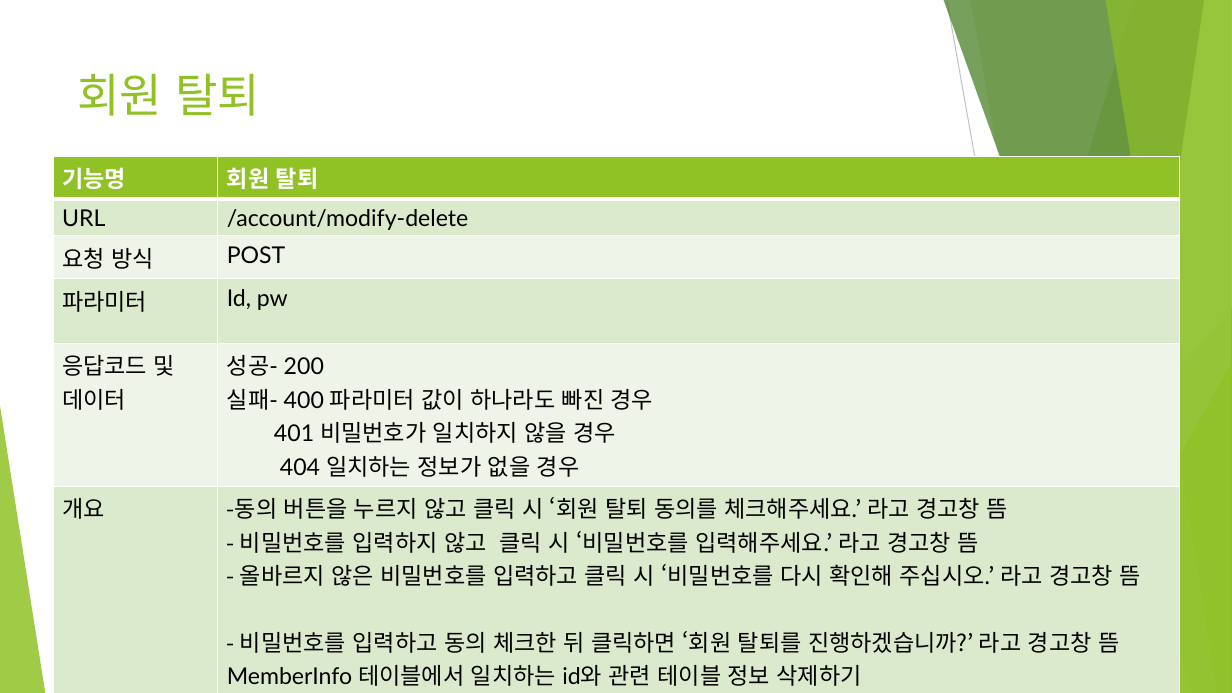
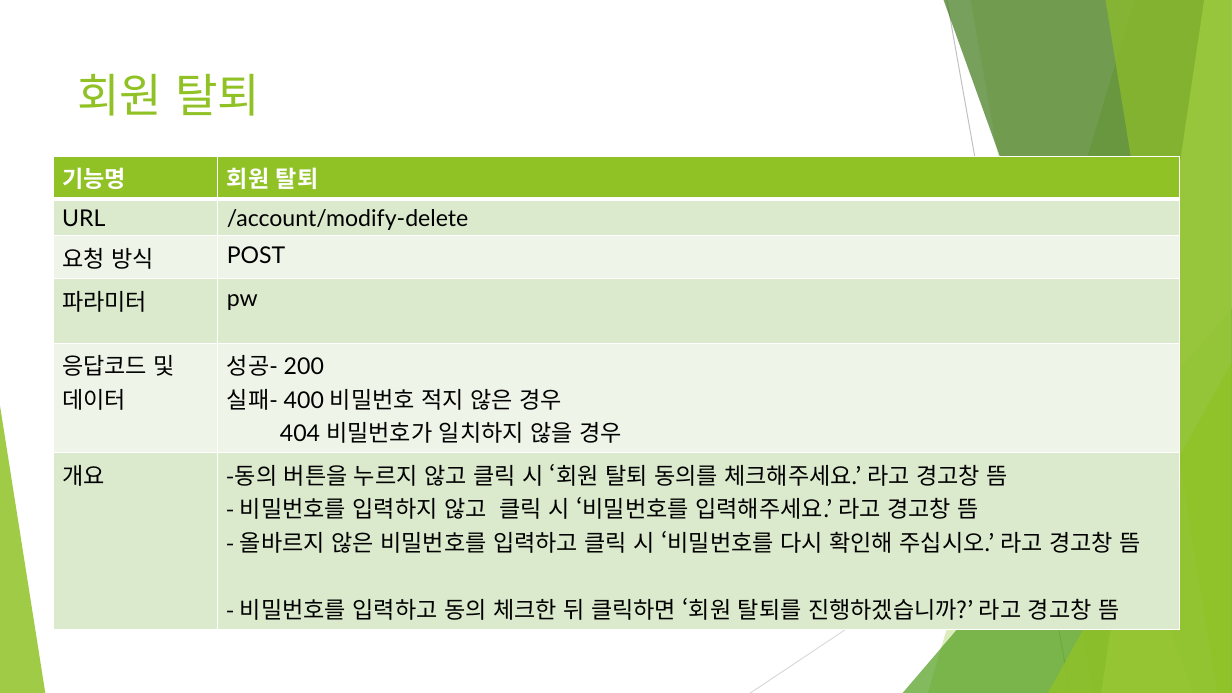
Before and after one commit to ridibooks-web/ridibooks, a slide deck: slide 14 of 리디북스 인터페이스.pptx (slide 11 before the commit). Drawn at 1232x693 pixels with LibreOffice and Linux fonts; fonts in the diff are those of the drawing. Boxes give left, top, right and bottom in pixels: in the first picture for what was removed or moved away, otherwise in the second. Text is boxed around its words. In the diff, an @@ line names an element or a change of style, - is before the commit and + after.

Commit message:
인터페이스 수정본과 테이블 정의서 수정본

```diff
--- a/리디북스 인터페이스.pptx
+++ b/리디북스 인터페이스.pptx
@@ table at (x1=53, y1=156, x2=1180, y2=624) @@
-row 4, column 2: Id, pw
+row 4, column 2: pw
-row 5, column 2: 성공- 200 / 실패- 400 파라미터 값이 하나라도 빠진 경우 / 401 비밀번호가 일치하지 않을 경우 / 404 일치하는 정보가 없을 경우
+row 5, column 2: 성공- 200 / 실패- 400 비밀번호 적지 않은 경우 / 404 비밀번호가 일치하지 않을 경우
-row 6, column 2: -동의 버튼을 누르지 않고 클릭 시 ‘회원 탈퇴 동의를 체크해주세요.’ 라고 경고창 뜸 / - 비밀번호를 입력하지 않고 클릭 시 ‘비밀번호를 입력해주세요.’ 라고 경고창 뜸 / - 올바르지 않은 비밀번호를 입력하고 클릭 시 ‘비밀번호를 다시 확인해 주십시오.’ 라고 경고창 뜸 / - 비밀번호를 입력하고 동의 체크한 뒤 클릭하면 ‘회원 탈퇴를 진행하겠습니까?’ 라고 경고창 뜸 / MemberInfo 테이블에서 일치하는 id와 관련 테이블 정보 삭제하기
+row 6, column 2: -동의 버튼을 누르지 않고 클릭 시 ‘회원 탈퇴 동의를 체크해주세요.’ 라고 경고창 뜸 / - 비밀번호를 입력하지 않고 클릭 시 ‘비밀번호를 입력해주세요.’ 라고 경고창 뜸 / - 올바르지 않은 비밀번호를 입력하고 클릭 시 ‘비밀번호를 다시 확인해 주십시오.’ 라고 경고창 뜸 / - 비밀번호를 입력하고 동의 체크한 뒤 클릭하면 ‘회원 탈퇴를 진행하겠습니까?’ 라고 경고창 뜸
```
Also in this commit, not shown: 13 other slides changed, 4 slides added, 7 slides removed, 1 other file.
